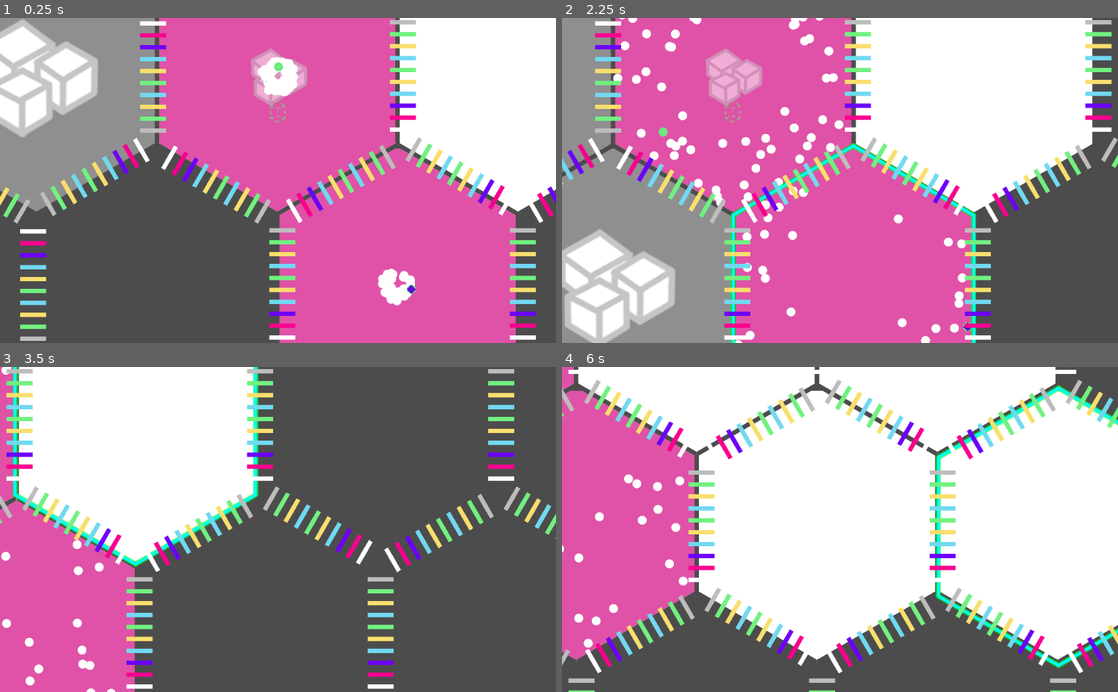
Above: before the commit, frames 1-4 (two rows, left to right).
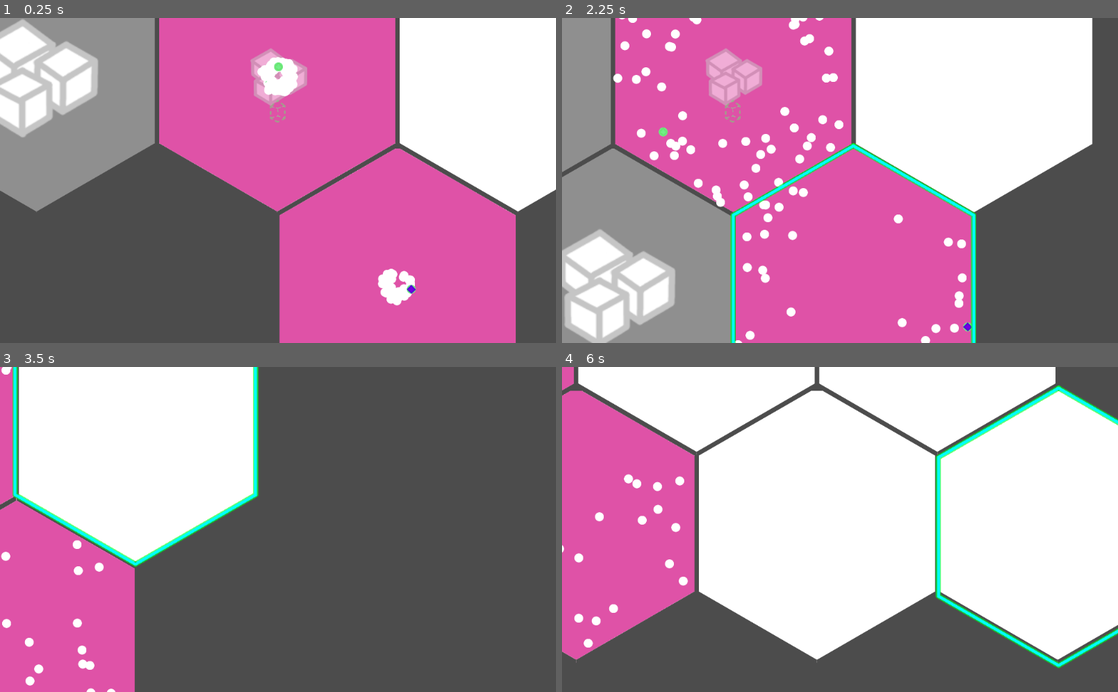
Above: after the commit, the same moments.

Repository: tobyp/hackathon2020
Game: Godot game, scene res://main.tscn
Two runs of this game, one before a commit and one after it. Both use one fixed random seed, a clock stepped at 60 frames per second and the inputs below.
Inputs (mouse positions are in pixels of both pictures, inside the frame that each line leads up to):
- Up to frame 1 (0.25 s): no input
- Up to frame 2 (2.25 s): tap Enter at 0.5 s; drag from (840, 76) to (895, 109) at 0.52 s; drag from (717, 284) to (812, 245) at 1.27 s; move the mouse to (962, 284) at 2.02 s; hold D from 2.03 s (still down); click (962, 284) at 2.17 s
- Up to frame 3 (3.5 s): release D at 2.75 s; drag from (144, 425) to (111, 480) at 2.77 s
- Up to frame 4 (6 s): click (578, 370) at 3.52 s; drag from (817, 633) to (867, 529) at 4.27 s; drag from (940, 425) to (756, 448) at 5.02 s; move the mouse to (1056, 633) at 5.77 s; hold S from 5.78 s (still down); click (1056, 633) at 5.92 s

The runs differ from the first frame. In frame 1, 6.5% of the frame differs, in the area x 0-100%, y 0-100%; in frame 2, 6.5%; in frame 3, 6.6%; in frame 4, 7.9%.
Error after the commit: Parse Error: The identifier "possible_particle_types" isn't declared in the current scope. (res://ui/ui.gd:91)

Commit message:
Move tunnel type list to Globals

Diff:
--- a/rules.gd
+++ b/rules.gd
@@ -72,6 +72,20 @@
 
 static func sugar_requirement(type: int) -> float:
 	return 0.05
+
+# Which particles have tunnels
+const TUNNEL_TYPES: Array = [
+	Globals.ParticleType.PROTEIN_WHITE,
+	Globals.ParticleType.PROTEIN_TRANSPORTER,
+	Globals.ParticleType.ENZYME_ALCOHOL,
+	Globals.ParticleType.ENZYME_LYE,
+	Globals.ParticleType.AMINO_PHE,
+	Globals.ParticleType.AMINO_ALA,
+	Globals.ParticleType.AMINO_LYS,
+	Globals.ParticleType.AMINO_TYR,
+	Globals.ParticleType.AMINO_PRO,
+	Globals.ParticleType.SUGAR,
+]
 
 # The order in which particles get destroyed if there is not enough sugar.
 const SUGAR_DEATH_ORDER: Array = [
--- a/ui/ui.gd
+++ b/ui/ui.gd
@@ -7,7 +7,6 @@
 var start_cell
 var end_cell
 
-var possible_particle_types
 
 enum TunnelState {
 	OPEN_LEFT,
@@ -39,21 +38,9 @@
 func _ready():
 	head_png = preload("res://ui/arrowhead.png")
 	shaft_png = preload("res://ui/arrowshaft.png")
-
-	possible_particle_types = [
-		Globals.ParticleType.PROTEIN_WHITE,
-		Globals.ParticleType.PROTEIN_TRANSPORTER,
-		Globals.ParticleType.ENZYME_ALCOHOL,
-		Globals.ParticleType.ENZYME_LYE,
-		Globals.ParticleType.AMINO_PHE,
-		Globals.ParticleType.AMINO_ALA,
-		Globals.ParticleType.AMINO_LYS,
-		Globals.ParticleType.AMINO_TYR,
-		Globals.ParticleType.AMINO_PRO,
-		Globals.ParticleType.SUGAR,
-	]
 	# calculate state, save references to UI nodes
-	for particle_type in possible_particle_types:
+	var i = 0
+	for particle_type in Rules.TUNNEL_TYPES:
 		var color = Globals.particle_type_get_color(particle_type)
 		var state = _calculate_tunnel_state(particle_type, start_cell, end_cell)
 		tunnels.append(Tunnel.new(particle_type, color, state))
